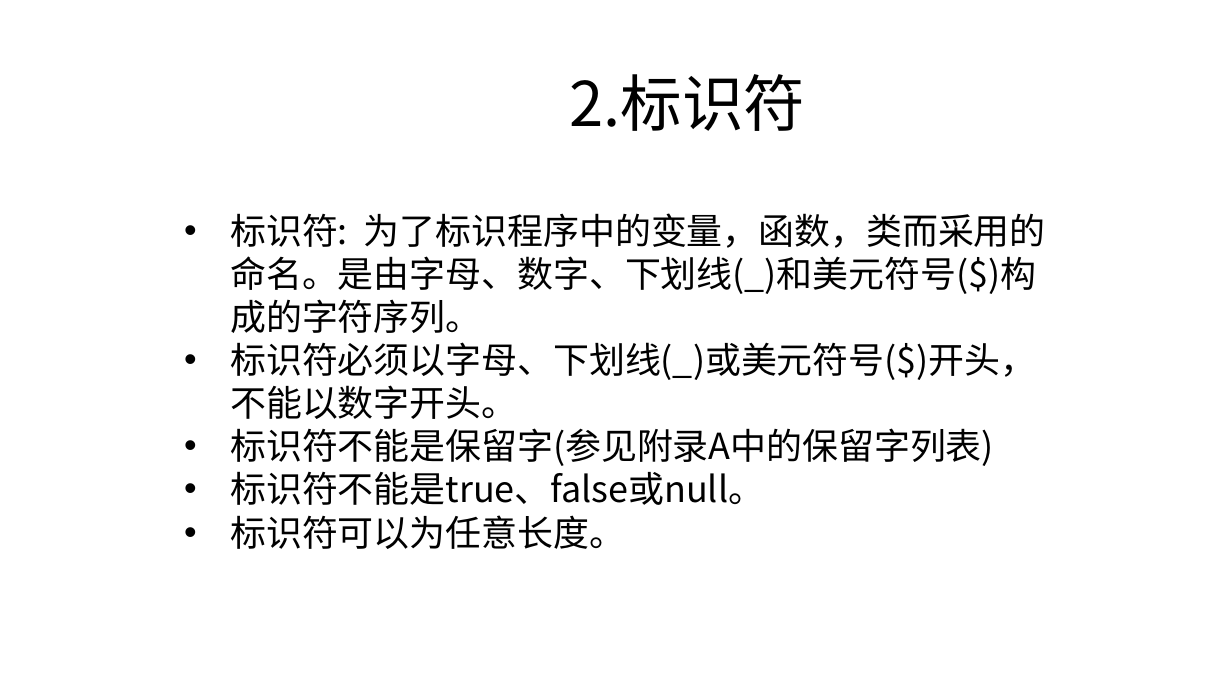
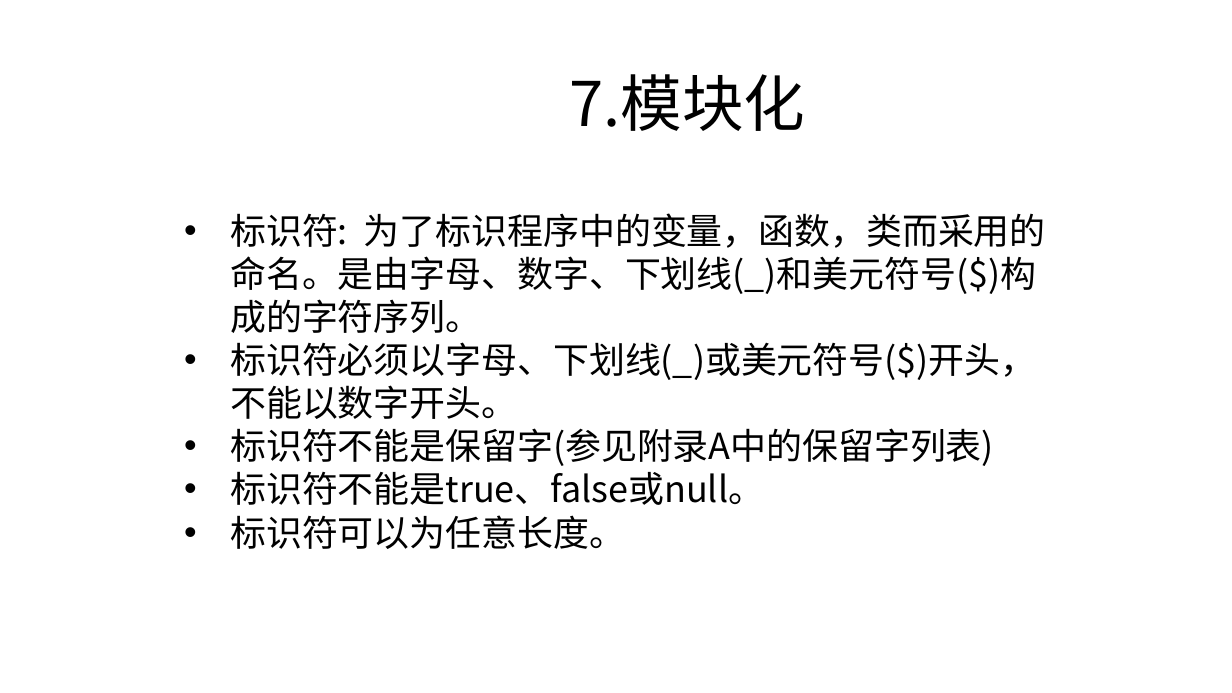
Before and after one commit to zjyesir/hmc_java_1, a slide deck: slide 16 of ppt/2.3 方法.pptx (slide 4 before the commit). Drawn at 1232x693 pixels with LibreOffice and Linux fonts; fonts in the diff are those of the drawing; background and template pictures are left out. Boxes give left, top, right and bottom in pixels: in the first picture for what was removed or moved away, otherwise in the second. Text is boxed around its words. In the diff, an @@ line names an element or a change of style, - is before the commit and + after.

```diff
--- a/ppt/2.3 方法.pptx
+++ b/ppt/2.3 方法.pptx
@@ text at [569,74,805,131]: text changed @@
-2.标识符
+7.模块化
```
Also in this commit, not shown: 2 other slides changed, 15 slides added, 1 slide removed, 1 other file.
